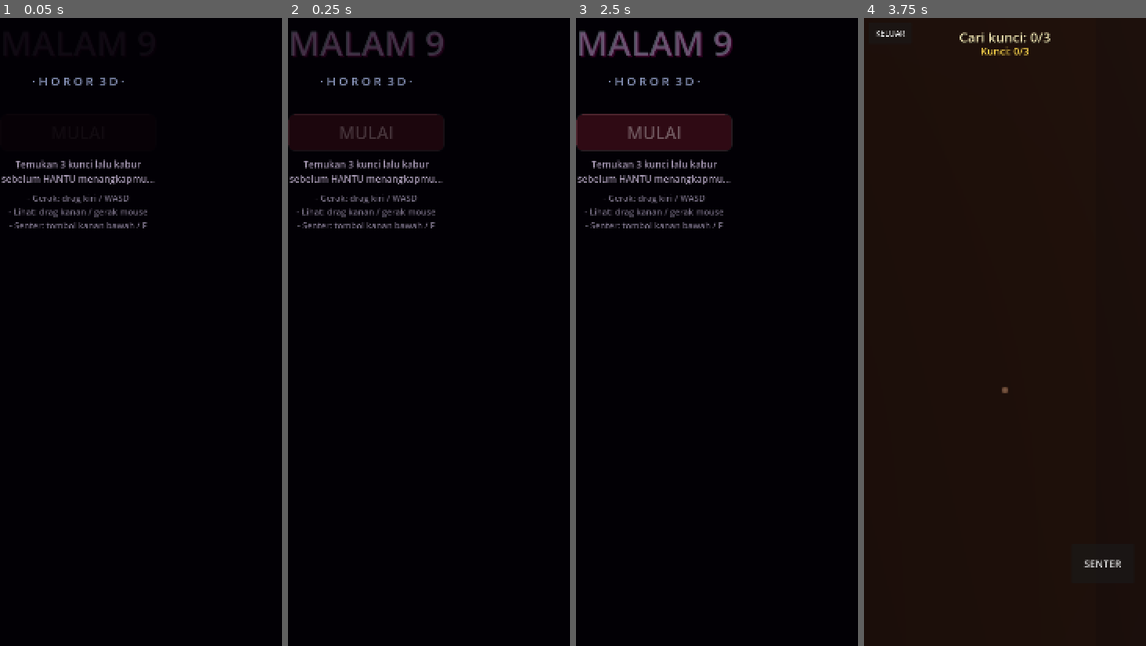
Above: before the commit, frames 1-4 (left to right).
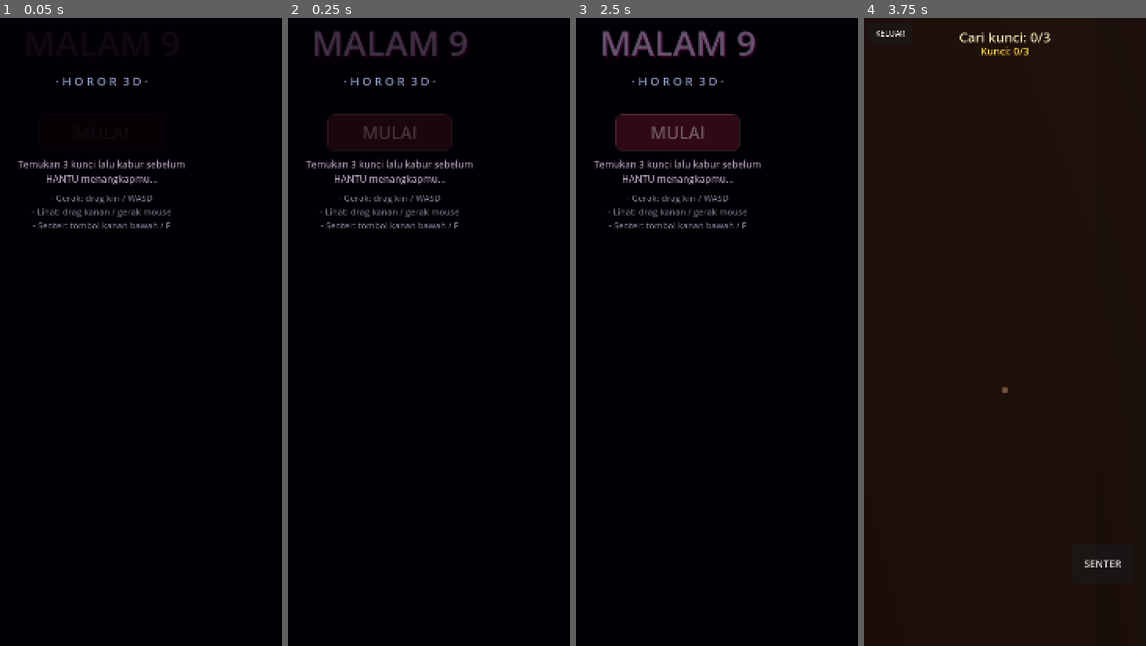
Above: after the commit, the same moments.

Repository: Kyyyu/malam9-horror
Game: Godot game, scene res://scenes/Main.tscn
The game is run twice, just before and just after one commit, with the same random seed, the same clock (stepped at 60 frames per second) and the same inputs.
Inputs (mouse positions are in pixels of both pictures, inside the frame that each line leads up to):
- Up to frame 1 (0.05 s): no input
- Up to frame 2 (0.25 s): no input
- Up to frame 3 (2.5 s): click "MULAI" at 0.5 s; click "SENTER" at 1.25 s; click "KELUAR" at 2 s
- Up to frame 4 (3.75 s): click "MULAI" at 2.75 s; move the mouse to (1067, 300) at 3.52 s; hold D (move_right) from 3.53 s (still down); click (1067, 300) at 3.67 s

The runs differ from the first frame. In frame 1, 1.9% of the frame differs, in the area x 0-66%, y 9-34%; in frame 2, 4.5%; in frame 3, 4.9%, in the area x 0-66%, y 2-34%; in frame 4, nothing differs.

Commit message:
v1.0.2: UI menu/end layar tengah & rapi, furniture disandarkan ke tembok supaya koridor tidak mentok/terhalang

Diff:
--- a/project.godot
+++ b/project.godot
@@ -10,7 +10,7 @@
 run/main_scene="res://scenes/Main.tscn"
 config/features=PackedStringArray("4.4", "Mobile")
 config/icon="res://icon.svg"
-config/version="1.0.1"
+config/version="1.0.2"
 
 [display]
 
--- a/scripts/end.gd
+++ b/scripts/end.gd
@@ -30,6 +30,7 @@
 	else:
 		title.text = "TERTANGKAP HANTU..."
 		title.add_theme_color_override("font_color", Color(1, 0.25, 0.25))
+	title.size_flags_horizontal = Control.SIZE_SHRINK_CENTER
 	title.horizontal_alignment = HORIZONTAL_ALIGNMENT_CENTER
 	title.add_theme_font_size_override("font_size", 60)
 	vbox.add_child(title)
@@ -39,6 +40,8 @@
 		msg.text = "Kamu berhasil lolos dari rumah itu sebelum jam 12 malam.\nBersih... untuk sekarang."
 	else:
 		msg.text = "Hantu itu tidak akan membiarkanmu pergi.\nMalam 9, kamu tidak selamat."
+	msg.size_flags_horizontal = Control.SIZE_SHRINK_CENTER
+	msg.custom_minimum_size = Vector2(520, 0)
 	msg.horizontal_alignment = HORIZONTAL_ALIGNMENT_CENTER
 	msg.autowrap_mode = TextServer.AUTOWRAP_WORD_SMART
 	msg.add_theme_font_size_override("font_size", 26)
@@ -51,6 +54,7 @@
 
 	var retry := Button.new()
 	retry.text = "COBA LAGI"
+	retry.size_flags_horizontal = Control.SIZE_SHRINK_CENTER
 	retry.custom_minimum_size = Vector2(320, 88)
 	retry.add_theme_font_size_override("font_size", 40)
 	retry.pressed.connect(func(): retry_pressed.emit())
@@ -58,6 +62,7 @@
 
 	var back := Button.new()
 	back.text = "MENU UTAMA"
+	back.size_flags_horizontal = Control.SIZE_SHRINK_CENTER
 	back.custom_minimum_size = Vector2(320, 88)
 	back.add_theme_font_size_override("font_size", 34)
 	back.pressed.connect(func(): menu_pressed.emit())
--- a/scripts/game.gd
+++ b/scripts/game.gd
@@ -172,23 +172,33 @@
 		if nc >= 2 and not _is_special(c) and not _is_adjacent_special(c):
 			candidates.append(c)
 	candidates.shuffle()
-	var count := mini(candidates.size(), 12)
+	var count := mini(candidates.size(), 10)
 	var box_mat := _get_mat("box", Color(0.13, 0.1, 0.09), Color(0, 0, 0), 1.0)
 	var wood_mat := _get_mat("wood", Color(0.22, 0.16, 0.1), Color(0, 0, 0), 1.0)
 	for i in range(count):
 		var c := candidates[i]
-		var pos := Vector3(c.x * TILE + 1.0, 0.0, c.y * TILE + 1.0)
-		var r := rng.randf_range(0.0, TAU)
 		var which := i % 3
-		if which == 0:
-			var b := _add_static_box(pos + Vector3(0, 0.45, 0), Vector3(0.9, 0.9, 0.9), box_mat)
-			b.rotation.y = r
-		elif which == 1:
-			var b := _add_static_box(pos + Vector3(0, 0.6, 0), Vector3(1.4, 1.2, 0.8), wood_mat)
-			b.rotation.y = r
-		else:
-			var b := _add_static_box(pos + Vector3(0, 1.0, 0), Vector3(0.7, 2.0, 0.7), box_mat)
-			b.rotation.y = r
+		var size: Vector3
+		var mat: Material
+		match which:
+			0:
+				size = Vector3(0.8, 0.8, 0.8)
+				mat = box_mat
+			1:
+				size = Vector3(1.2, 1.0, 0.6)
+				mat = wood_mat
+			_:
+				size = Vector3(0.6, 1.6, 0.6)
+				mat = box_mat
+		var push := _wall_push_dir(c, open_cells)
+		var pos := Vector3(c.x * TILE + 1.0 + push.x * (TILE * 0.5 - size.x * 0.5), size.y * 0.5, c.y * TILE + 1.0 + push.z * (TILE * 0.5 - size.z * 0.5))
+		_add_static_box(pos, size, mat)
+
+func _wall_push_dir(c: Vector2i, open_cells: Array[Vector2i]) -> Vector3:
+	for off in [Vector2i(1, 0), Vector2i(-1, 0), Vector2i(0, 1), Vector2i(0, -1)]:
+		if not open_cells.has(c + off):
+			return Vector3(off.x, 0, off.y)
+	return Vector3.ZERO
 
 func _is_special(c: Vector2i) -> bool:
 	if MAP[c.y][c.x] in ['P', 'K', 'E']:
--- a/scripts/menu.gd
+++ b/scripts/menu.gd
@@ -24,6 +24,7 @@
 
 	var title := Label.new()
 	title.text = "MALAM 9"
+	title.size_flags_horizontal = Control.SIZE_SHRINK_CENTER
 	title.horizontal_alignment = HORIZONTAL_ALIGNMENT_CENTER
 	title.add_theme_font_size_override("font_size", 88)
 	title.add_theme_color_override("font_color", Color(0.85, 0.88, 1))
@@ -34,6 +35,7 @@
 
 	var sub := Label.new()
 	sub.text = "· H O R O R  3 D ·"
+	sub.size_flags_horizontal = Control.SIZE_SHRINK_CENTER
 	sub.horizontal_alignment = HORIZONTAL_ALIGNMENT_CENTER
 	sub.add_theme_font_size_override("font_size", 30)
 	sub.add_theme_color_override("font_color", Color(0.55, 0.6, 0.75))
@@ -45,6 +47,7 @@
 
 	var start := Button.new()
 	start.text = "MULAI"
+	start.size_flags_horizontal = Control.SIZE_SHRINK_CENTER
 	start.custom_minimum_size = Vector2(320, 96)
 	start.add_theme_font_size_override("font_size", 44)
 	start.pressed.connect(func(): started.emit())
@@ -55,6 +58,8 @@
 
 	var hint := Label.new()
 	hint.text = "Temukan 3 kunci lalu kabur sebelum HANTU menangkapmu..."
+	hint.size_flags_horizontal = Control.SIZE_SHRINK_CENTER
+	hint.custom_minimum_size = Vector2(520, 0)
 	hint.horizontal_alignment = HORIZONTAL_ALIGNMENT_CENTER
 	hint.autowrap_mode = TextServer.AUTOWRAP_WORD_SMART
 	hint.add_theme_font_size_override("font_size", 24)
@@ -63,6 +68,8 @@
 
 	var ctrl := Label.new()
 	ctrl.text = "- Gerak: drag kiri / WASD\n- Lihat: drag kanan / gerak mouse\n- Senter: tombol kanan bawah / F"
+	ctrl.size_flags_horizontal = Control.SIZE_SHRINK_CENTER
+	ctrl.custom_minimum_size = Vector2(520, 0)
 	ctrl.horizontal_alignment = HORIZONTAL_ALIGNMENT_CENTER
 	ctrl.add_theme_font_size_override("font_size", 22)
 	ctrl.add_theme_color_override("font_color", Color(0.45, 0.42, 0.5))
Not shown, changed: export_presets.cfg
